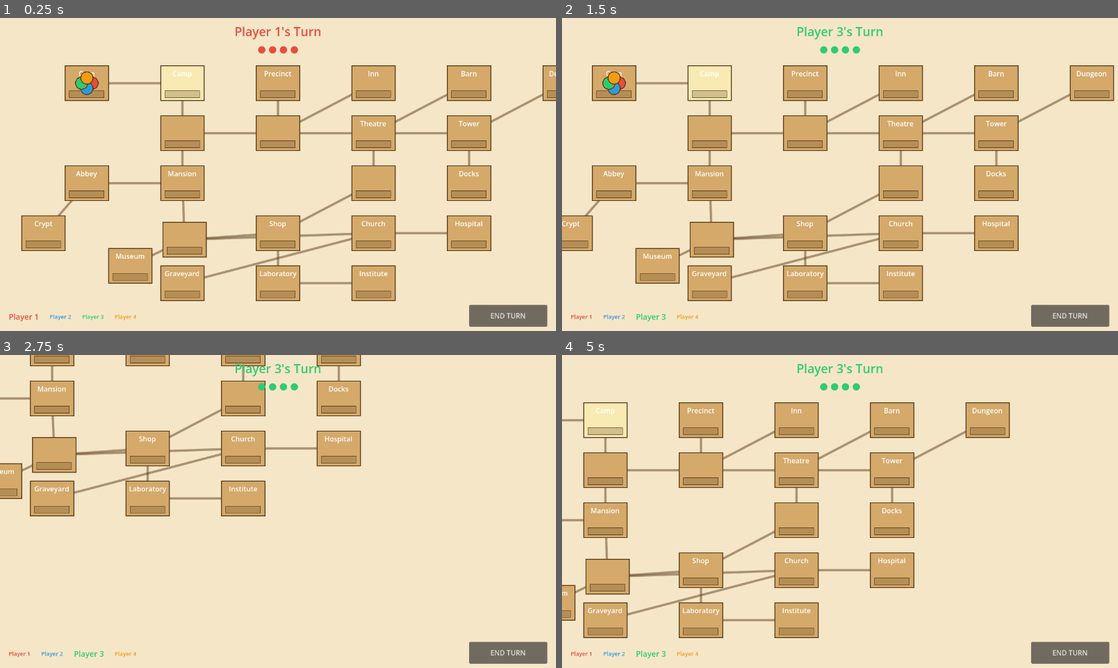
Above: before the commit, frames 1-4 (two rows, left to right).
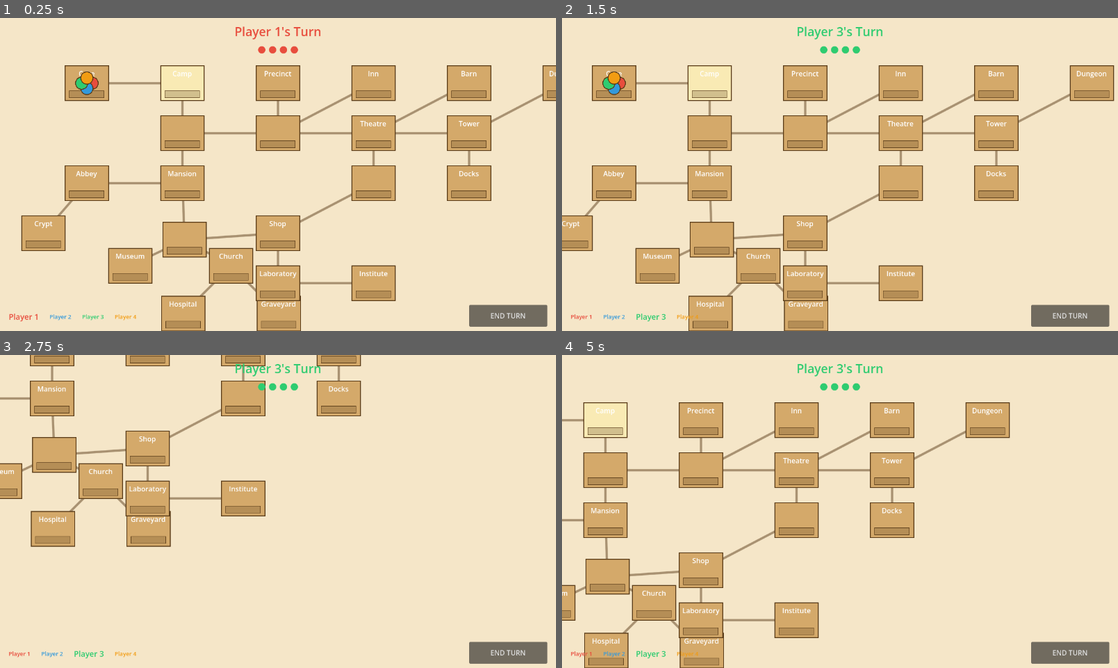
Above: after the commit, the same moments.

Repository: arlopurcell/horrified-board-game
Game: Godot game, scene res://scenes/Main.tscn
The game is run twice, just before and just after one commit, with the same random seed, the same clock (stepped at 60 frames per second) and the same inputs. The project has no main scene, so this scene is started directly.
Inputs (mouse positions are in pixels of both pictures, inside the frame that each line leads up to):
- Up to frame 1 (0.25 s): no input
- Up to frame 2 (1.5 s): click "END TURN" at 0.5 s; tap Enter at 1.25 s; move the mouse to (628, 64) at 1.27 s; hold D from 1.28 s (still down); click (628, 64) at 1.42 s
- Up to frame 3 (2.75 s): move the mouse to (38, 401) at 2.02 s; release D at 2.03 s; hold S from 2.03 s (still down); click (38, 401) at 2.17 s
- Up to frame 4 (5 s): move the mouse to (784, 380) at 2.77 s; release S at 2.78 s; hold D 2.78-3.53 s; click (784, 380) at 2.92 s; move the mouse to (756, 373) at 3.52 s; hold W 3.53-4.28 s; click (756, 373) at 3.67 s; move the mouse to (650, 392) at 4.27 s; hold A from 4.28 s (still down); click (650, 392) at 4.42 s

The runs differ from the first frame. In frame 1, 5.5% of the frame differs, in the area x 28-89%, y 63-100%; in frame 2, 5.5%; in frame 3, 5.5%, in the area x 5-65%, y 24-62%; in frame 4, 5.5%.

Commit message:
data: reposition Church, Hospital, and Graveyard

Diff:
--- a/resources/data/board.tres
+++ b/resources/data/board.tres
@@ -151,7 +151,7 @@
 script = ExtResource("2")
 id = 18
 name = "Church"
-position = Vector2(860, 495)
+position = Vector2(532, 570)
 neighbors = [12, 19, 20]
 has_item = false
 
@@ -159,7 +159,7 @@
 script = ExtResource("2")
 id = 19
 name = "Hospital"
-position = Vector2(1080, 495)
+position = Vector2(422, 680)
 neighbors = [18]
 has_item = false
 
@@ -167,7 +167,7 @@
 script = ExtResource("2")
 id = 20
 name = "Graveyard"
-position = Vector2(420, 610)
+position = Vector2(642, 680)
 neighbors = [18]
 has_item = false
 
